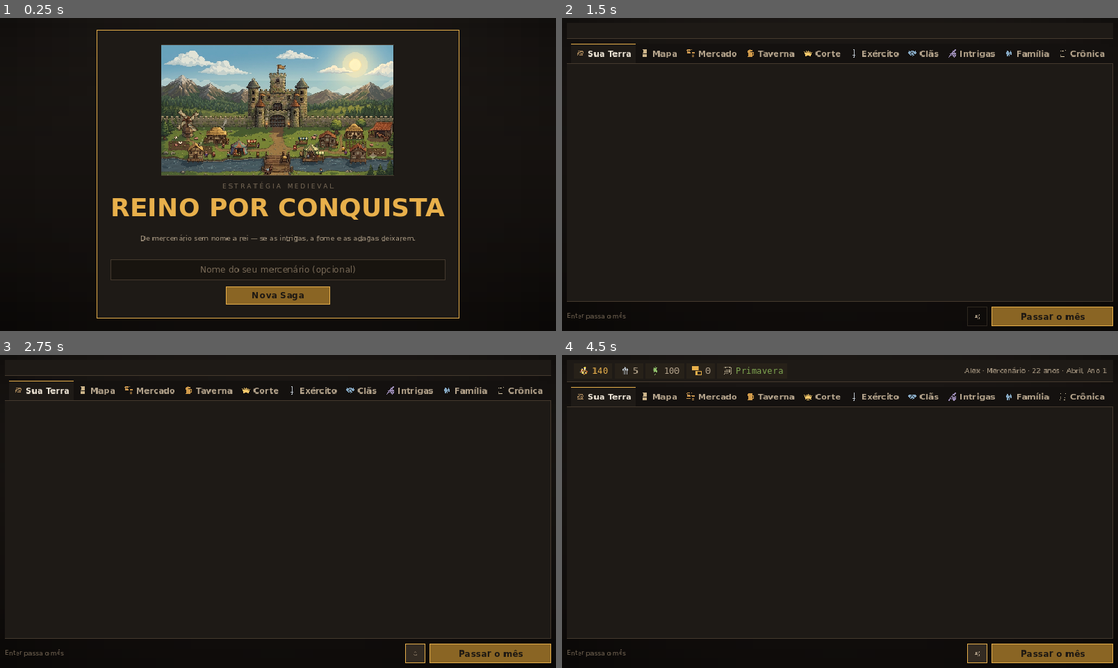
Above: before the commit, frames 1-4 (two rows, left to right).
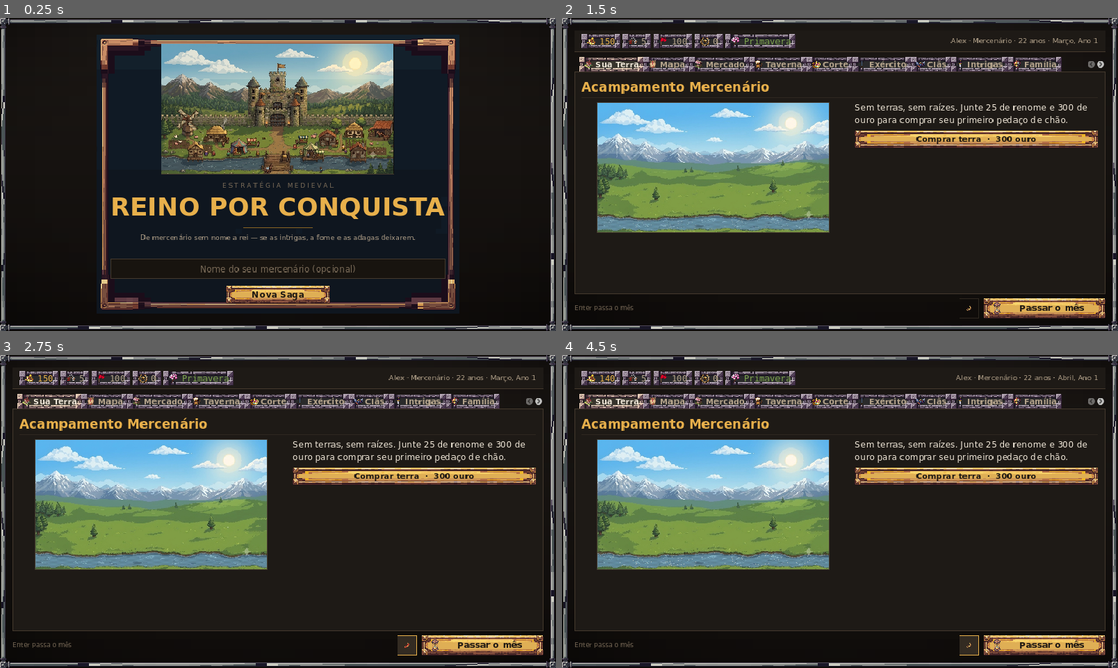
Above: after the commit, the same moments.

Repository: FelpsLuz/livro-receitas
Game: Godot game, scene res://cenas/principal.tscn
Same seed, same stepped clock (60 frames per second), same inputs: the game is played once before the commit and once after it.
Inputs (mouse positions are in pixels of both pictures, inside the frame that each line leads up to; where the layout moved, square brackets give the same spot in the first picture):
- Up to frame 1 (0.25 s): no input
- Up to frame 2 (1.5 s): click (840, 268) at 0.52 s; type "Alex" at 0.6 s; click "Nova Saga" at 1.25 s
- Up to frame 3 (2.75 s): click (405, 646) [417, 652] at 2 s
- Up to frame 4 (4.5 s): click (979, 477) at 2.75 s, where only the run after the commit has a clickable "Comprar terra · 300 ouro"; click "Passar o mês" at 3.5 s; click (967, 646) [979, 652] at 4.25 s

The runs differ from the first frame. In frame 1, 16% of the frame differs, in the area x 0-100%, y 0-100%; in frame 2, 33%; in frame 3, 33%; in frame 4, 33%.
Error before the commit: Invalid assignment of property or key 'estado' with value of type 'Dictionary' on a base object of type 'Nil'. (res://cenas/principal.gd:255)

Commit message:
Leva hi-bit (PixelLab), parte 2: ícones ilustrados e a interface entalhada
74 peças geradas sem erro. O que entra:

  · 54 ÍCONES ILUSTRADOS 32×32 com alfa — recursos, mercadorias, guerra,
    corte, gente, sombra, sistema, as quatro ESTAÇÕES (flor, sol, folha,
    floco — o floco da referência) e os ícones de AÇÃO (foice, elmo,
    saco, tenda, martelo, carroça). Ilustrado entra CRU: colorido, sem
    tinta, NEAREST. `icone_mudo` é composto em pós-processo (som + barra)
    porque o gerador entendia "cortado" como espadas cruzadas; a prata
    foi regerada por ter saído dourada.
  · A INTERFACE ENTALHADA da referência: moldura de pedra contornando a
    tela (chroma-key do fundo preto + clareada), plaqueta de pedra nos
    chips do HUD e nas abas, pergaminho com rolos no banner de estação,
    botão de pedra no padrão e DOURADO no primário.
  · O aprendizado caro do 9-slice de textura gerada, documentado no
    pipeline: o gerador desenha a peça FLUTUANDO num fundo escuro opaco
    (as margens caíam no fundo e a peça inteira ia esmagada para a fatia
    central — o "risco" atravessando cada chip), e o miolo tem gradiente
    que vira listra em alvo baixo. O processo agora é gerar → chroma-crop
    do fundo → aplanar o miolo com a MEDIANA (imune ao brilho central) →
    medir a moldura e casar a margem.
  · teste_hibit reconhece os dois contratos de ícone (ilustrado cru em
    NEAREST · silhueta tingida em LINEAR).

O painel das abas permaneceu chapado de propósito: a moldura de madeira
ali virava uma faixa solta; a madeira tem escala nos modais.

Suítes: 76+77+47+95+53+74+27 verdes; 22 quadros renderizam sem erro.

Diff:
--- a/reino-por-conquista-godot/cenas/principal.gd
+++ b/reino-por-conquista-godot/cenas/principal.gd
@@ -118,13 +118,14 @@
 		var moldura := NinePatchRect.new()
 		moldura.texture = tex_moldura
 		moldura.draw_center = false
-		moldura.patch_margin_left = 24
-		moldura.patch_margin_right = 24
-		moldura.patch_margin_top = 24
-		moldura.patch_margin_bottom = 24
+		moldura.patch_margin_left = 20
+		moldura.patch_margin_right = 20
+		moldura.patch_margin_top = 20
+		moldura.patch_margin_bottom = 20
 		moldura.set_anchors_preset(Control.PRESET_FULL_RECT)
 		moldura.mouse_filter = Control.MOUSE_FILTER_IGNORE
 		moldura.texture_filter = CanvasItem.TEXTURE_FILTER_NEAREST
+		moldura.self_modulate = Color(1.30, 1.27, 1.18)
 		add_child(moldura)
 
 # ---------------- TELA DE TÍTULO ----------------
@@ -260,8 +261,11 @@
 func _montar_jogo() -> void:
 	tela_jogo = MarginContainer.new()
 	tela_jogo.set_anchors_preset(Control.PRESET_FULL_RECT)
+	# a moldura de pedra pesa ~20px na borda: o conteúdo recua junto quando
+	# ela existe, e volta aos 8px de sempre quando não
+	var recuo := Tema.E3 if Tema.tex_hibit("ui_moldura_pedra") == null else 22
 	for lado in ["left", "right", "top", "bottom"]:
-		tela_jogo.add_theme_constant_override("margin_" + lado, Tema.E3)
+		tela_jogo.add_theme_constant_override("margin_" + lado, recuo)
 	add_child(tela_jogo)
 	var v := VBoxContainer.new()
 	v.add_theme_constant_override("separation", Tema.E3)
--- a/reino-por-conquista-godot/scripts/tema.gd
+++ b/reino-por-conquista-godot/scripts/tema.gd
@@ -367,7 +367,7 @@
 	# hi-bit: o botão padrão vira PEDRA lavrada; os estados saem por
 	# modulate da MESMA textura (hover clareia, apertado escurece e desce
 	# 1px — a pista tátil de sempre, agora na pedra)
-	var b_pedra := _sbt("ui_botao_pedra", 10, E4, 5)
+	var b_pedra := _sbt("ui_botao_pedra", 12, E4, 5)
 	if b_pedra != null:
 		t.set_stylebox("normal", "Button", b_pedra)
 		var b_hover: StyleBoxTexture = b_pedra.duplicate()
@@ -446,16 +446,16 @@
 	# hi-bit: cada aba é uma PLAQUETA de pedra; a ativa clareia (como na
 	# referência, onde "Sua Terra" acende) e o texto dela escurece para
 	# continuar legível sobre a pedra clara
-	var placa := _sbt("ui_placa_pedra", 10, E3, 5)
+	var placa := _sbt("ui_placa_pedra", 10, E3, 4)
 	if placa != null:
 		var placa_sel: StyleBoxTexture = placa.duplicate()
-		placa_sel.modulate_color = Color(1.55, 1.48, 1.30)
+		placa_sel.modulate_color = Color(1.30, 1.24, 1.02)
 		var placa_hover: StyleBoxTexture = placa.duplicate()
 		placa_hover.modulate_color = Color(1.2, 1.18, 1.12)
 		t.set_stylebox("tab_selected", "TabContainer", placa_sel)
 		t.set_stylebox("tab_unselected", "TabContainer", placa)
 		t.set_stylebox("tab_hovered", "TabContainer", placa_hover)
-		t.set_color("font_selected_color", "TabContainer", Color("241c12"))
+		t.set_color("font_selected_color", "TabContainer", TEXTO)
 		t.set_color("font_unselected_color", "TabContainer", TEXTO_2)
 		t.set_color("font_hovered_color", "TabContainer", TEXTO)
 	else:
@@ -465,15 +465,13 @@
 		t.set_color("font_selected_color", "TabContainer", TEXTO)
 		t.set_color("font_unselected_color", "TabContainer", TEXTO_2)
 		t.set_color("font_hovered_color", "TabContainer", ACENTO_FORTE)
-	# hi-bit: o painel da aba é MADEIRA escura entalhada
-	var madeira := _sbt("ui_painel_madeira", 16, E4, E4)
-	if madeira != null:
-		t.set_stylebox("panel", "TabContainer", madeira)
-	else:
-		var aba_painel := painel.duplicate()
-		# o conteúdo da aba encosta menos: quem dá a margem interna é o card
-		aba_painel.set_content_margin_all(E4)
-		t.set_stylebox("panel", "TabContainer", aba_painel)
+	# o painel da aba fica CHAPADO mesmo na leva hi-bit: a moldura de
+	# madeira aqui virava uma faixa clara solta entre as abas e o conteúdo
+	# (só o topo dela aparecia). A madeira tem escala nos MODAIS.
+	var aba_painel := painel.duplicate()
+	# o conteúdo da aba encosta menos: quem dá a margem interna é o card
+	aba_painel.set_content_margin_all(E4)
+	t.set_stylebox("panel", "TabContainer", aba_painel)
 
 	# barra de rolagem: a padrão da engine tem cantos arredondados e cinza de
 	# sistema — no meio deste terreno ela é a última peça de "site" na tela.
@@ -540,7 +538,7 @@
 # ============================================================
 static func estilos_primario() -> Dictionary:
 	# hi-bit: o primário é o BOTÃO DOURADO da referência
-	var ouro := _sbt("ui_botao_dourado", 10, E4, 5)
+	var ouro := _sbt("ui_botao_dourado", 11, E4, 6)
 	if ouro != null:
 		var o_hover: StyleBoxTexture = ouro.duplicate()
 		o_hover.modulate_color = Color(1.15, 1.13, 1.05)
@@ -562,8 +560,12 @@
 ## Quem o usa é responsável por trocar a cor do texto: pergaminho é o único
 ## terreno claro da interface, e creme sobre creme não se lê.
 static func estilo_pergaminho() -> StyleBox:
-	var sb := _sbt("ui_pergaminho", 16, E5, E3)
+	# margens ASSIMÉTRICAS: os rolos laterais do pergaminho têm ~22px e não
+	# podem esticar; as bordas de cima e de baixo são papel e aceitam 12
+	var sb := _sbt("ui_pergaminho", 22, E5 + 8, E3)
 	if sb != null:
+		sb.set_texture_margin(SIDE_TOP, 12)
+		sb.set_texture_margin(SIDE_BOTTOM, 12)
 		return sb
 	var flat := StyleBoxFlat.new()
 	flat.bg_color = Color("e8dcc0")
@@ -599,7 +601,7 @@
 static func estilo_modal() -> StyleBox:
 	# hi-bit: o modal é um painel de MADEIRA — a moldura que a referência
 	# usa nos painéis internos, com margem generosa de decisão
-	var madeira := _sbt("ui_painel_madeira", 16, E6, E5)
+	var madeira := _sbt("ui_painel_madeira", 20, E6, E5)
 	if madeira != null:
 		return madeira
 	var sb := StyleBoxFlat.new()
@@ -710,7 +712,7 @@
 ## sempre. `cor` semântica entra como fundo rebaixado só no modo chapado —
 ## a placa de pedra alarma pelo NÚMERO terracota, não pelo terreno.
 static func estilo_chip(fundo: Color = SUPERFICIE) -> StyleBox:
-	var pedra := _sbt("ui_placa_pedra", 12, E3, 3)
+	var pedra := _sbt("ui_placa_pedra", 10, E3, 3)
 	if pedra != null and fundo == ELEVADO:
 		return pedra
 	var sb := StyleBoxFlat.new()
--- a/reino-por-conquista-godot/tests/teste_hibit.gd
+++ b/reino-por-conquista-godot/tests/teste_hibit.gd
@@ -300,12 +300,22 @@
 			"%d px coloridos" % coloridos)
 		ok(parciais == 0, "alfa do ícone é binário", "%d px parciais" % parciais)
 		var tr: TextureRect = Icones.imagem(nome, 24)
-		ok(tr != null and tr.modulate.is_equal_approx(Icones.cor_de(nome)),
-			"a interface tinge o ícone na COR DELE, o arquivo não",
-			"%s → %s" % [nome, Icones.cor_de(nome).to_html(false)])
-		ok(tr.texture_filter == CanvasItem.TEXTURE_FILTER_LINEAR,
-			"ícone usa filtro LINEAR",
-			"Nearest numa redução de 192→24 serrilharia a curva inteira")
+		if Icones.ilustrado(nome) != null:
+			# CONTRATO DA LEVA ILUSTRADA: o ícone hi-bit é colorido com luz
+			# própria — chega CRU (sem modulate) e em NEAREST, porque é
+			# pixel art de 32 mostrada quase sempre 1:1
+			ok(tr != null and tr.modulate.is_equal_approx(Color.WHITE),
+				"ícone ilustrado entra CRU, sem tinta", nome)
+			ok(tr.texture_filter == CanvasItem.TEXTURE_FILTER_NEAREST,
+				"ícone ilustrado usa NEAREST",
+				"pixel art de 32 em alvo de 18–34")
+		else:
+			ok(tr != null and tr.modulate.is_equal_approx(Icones.cor_de(nome)),
+				"a interface tinge o ícone na COR DELE, o arquivo não",
+				"%s → %s" % [nome, Icones.cor_de(nome).to_html(false)])
+			ok(tr.texture_filter == CanvasItem.TEXTURE_FILTER_LINEAR,
+				"ícone usa filtro LINEAR",
+				"Nearest numa redução de 192→24 serrilharia a curva inteira")
 
 	# ---- as cores dos ícones ----
 	# Uma cor bonita no editor que some no painel escuro é pior que o latão
Binary file added: reino-por-conquista-godot/assets/sprites/hibit/icone_alianca.png
Binary file added: reino-por-conquista-godot/assets/sprites/hibit/icone_ampulheta.png
Binary file added: reino-por-conquista-godot/assets/sprites/hibit/icone_arco.png
Binary file added: reino-por-conquista-godot/assets/sprites/hibit/icone_calendario.png
Binary file added: reino-por-conquista-godot/assets/sprites/hibit/icone_carisma.png
Binary file added: reino-por-conquista-godot/assets/sprites/hibit/icone_carroca.png
Binary file added: reino-por-conquista-godot/assets/sprites/hibit/icone_carta.png
Binary file added: reino-por-conquista-godot/assets/sprites/hibit/icone_cavalos.png
Binary file added: reino-por-conquista-godot/assets/sprites/hibit/icone_caveira.png
Binary file added: reino-por-conquista-godot/assets/sprites/hibit/icone_cerco.png
Binary file added: reino-por-conquista-godot/assets/sprites/hibit/icone_cerveja.png
Binary file added: reino-por-conquista-godot/assets/sprites/hibit/icone_coroa.png
(and 40 more such lines)
